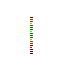
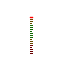
The second w=64, h=64 image is a revision of the first. Changes to its layers:
painted on "Layer 1" over left=30, top=23, right=32, bottom=48
